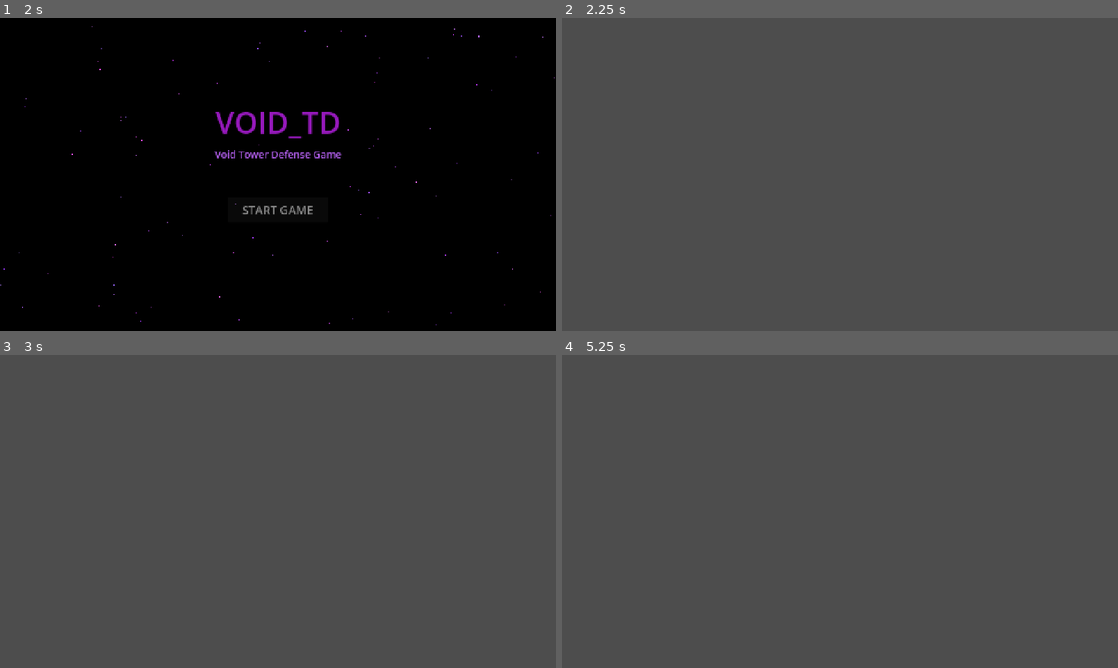
Above: before the commit, frames 1-4 (two rows, left to right).
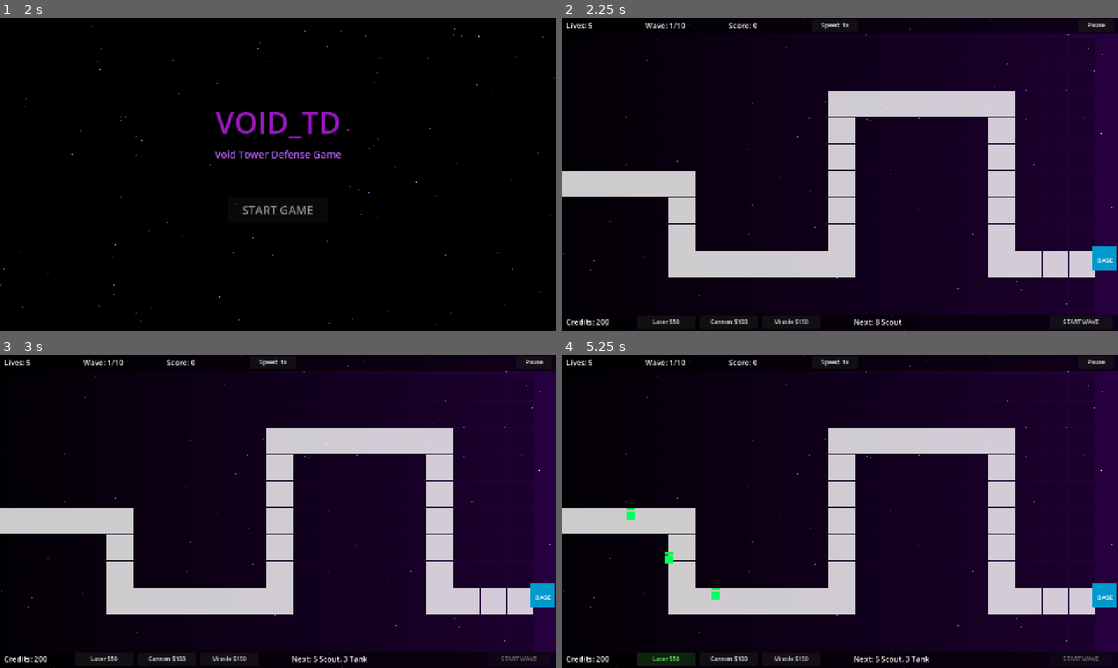
Above: after the commit, the same moments.

Repository: brew354/void_TD
Game: Godot game, scene res://Scenes/MenuScene.tscn
Same seed, same stepped clock (60 frames per second), same inputs: the game is played once before the commit and once after it.
Inputs (mouse positions are in pixels of both pictures, inside the frame that each line leads up to):
- Up to frame 1 (2 s): move the mouse to (400, 158) at 0.52 s; click (400, 158) at 0.67 s; move the mouse to (166, 190) at 1.27 s; click (166, 190) at 1.42 s
- Up to frame 2 (2.25 s): click "START GAME" at 2 s
- Up to frame 3 (3 s): click (517, 658) at 2.75 s, where only the run after the commit has a clickable "START WAVE"
- Up to frame 4 (5.25 s): click (834, 361) at 3.5 s, where only the run after the commit has a clickable "Speed: 1x"; click (834, 361) at 4.25 s, where only the run after the commit has a clickable "Speed: 2x"; click (667, 658) at 5 s, where only the run after the commit has a clickable "Laser $50"

Frame 1 is identical in both runs. In frame 2, 100% of the frame differs, in the area x 0-100%, y 0-100%; in frame 3, 100%; in frame 4, 100%.
Error before the commit: Parse Error: Cannot infer the type of "strip_w" variable because the value doesn't have a set type. (res://Scenes/GameScene.gd:359)

Commit message:
Fix type inference error in _HorizGradient strip_w variable
Co-Authored-By: Claude Sonnet 4.6 <noreply@anthropic.com>

Diff:
--- a/Void_TD/Scenes/GameScene.gd
+++ b/Void_TD/Scenes/GameScene.gd
@@ -356,7 +356,7 @@
 		var steps := 80
 		var sw := GameConfig.SCENE_WIDTH
 		var sh := GameConfig.SCENE_HEIGHT
-		var strip_w := ceil(float(sw) / steps) + 1
+		var strip_w: float = ceil(float(sw) / steps) + 1
 		for i in range(steps):
 			var t := float(i) / float(steps - 1)
 			var c := Color(0.0, 0.0, 0.0).lerp(Color(0.15, 0.0, 0.25), t)
